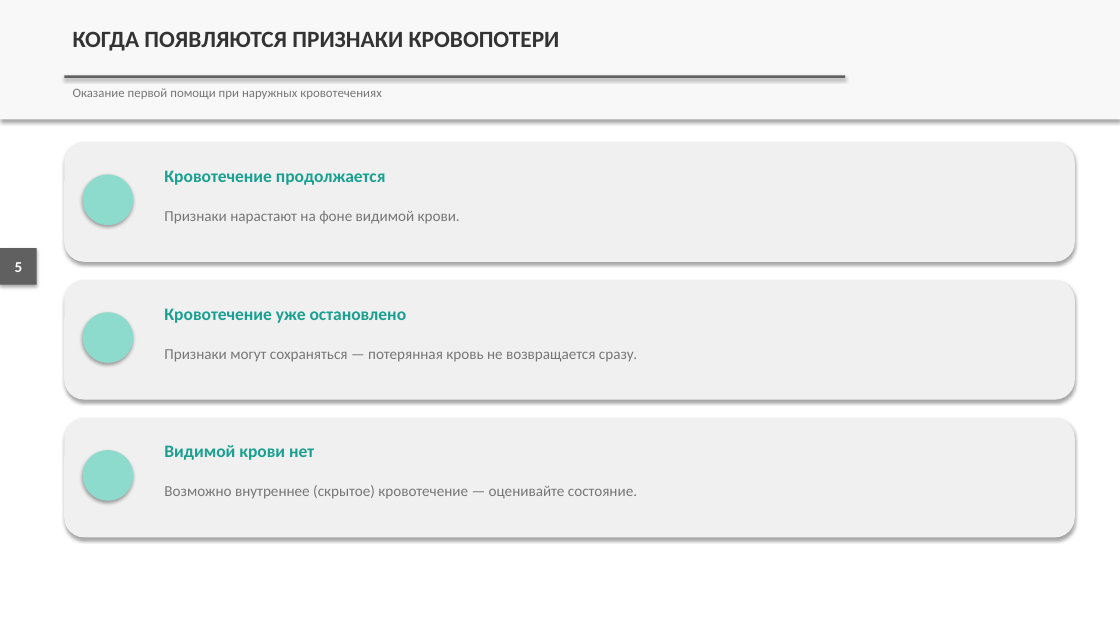
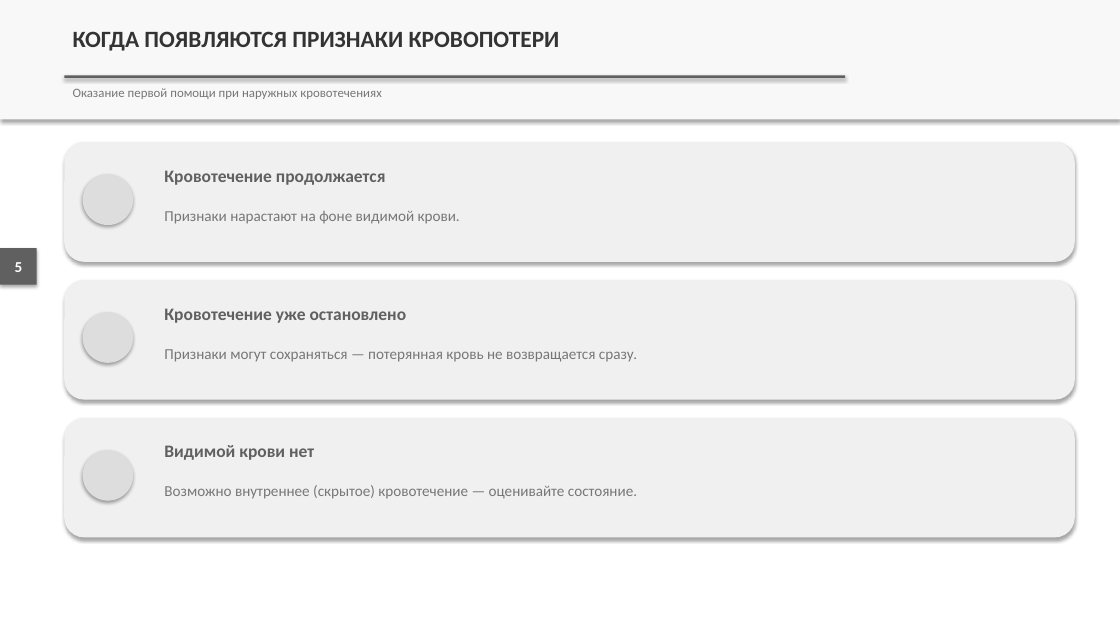
Before and after one commit to lysakalenushka-hash/-, a slide deck: slide 5 of presentations/out/Признаки_наружного_кровотечения_и_кровопотери.pptx. Drawn at 1120x630 pixels with LibreOffice and Linux fonts; fonts in the diff are those of the drawing. Boxes give left, top, right and bottom in pixels: in the first picture for what was removed or moved away, otherwise in the second. Text is boxed around its words. In the diff, an @@ line names an element or a change of style, - is before the commit and + after.

```diff
--- a/presentations/out/Признаки_наружного_кровотечения_и_кровопотери.pptx
+++ b/presentations/out/Признаки_наружного_кровотечения_и_кровопотери.pptx
@@ text colour #1AA090 to #606060 in 3 elements at [164,170,386,185], [164,308,407,323], [164,445,314,460] @@
@@ fill #8DDBCD to #DDDDDD in 3 elements at [82,175,133,225], [82,313,133,363], [82,450,133,501] @@
```
Also in this commit, not shown: 10 other slides changed, 4 other files.
